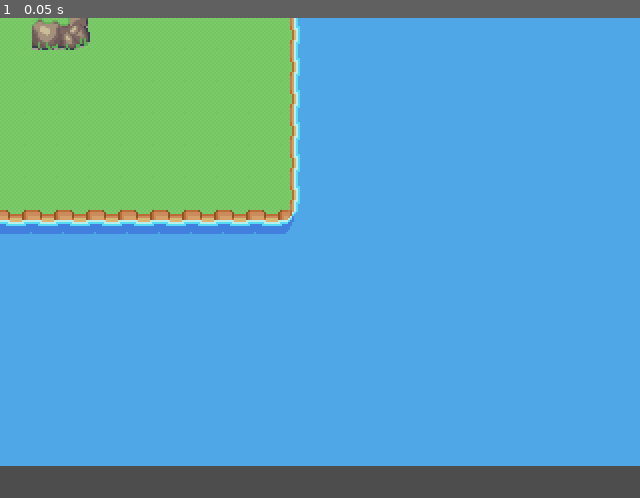
Above: before the commit, frame 1.
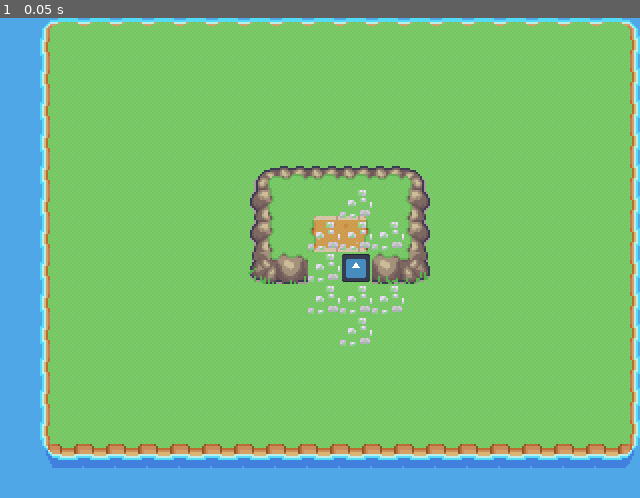
Above: after the commit, the same moment.

Repository: hal0zer0/sparklingfarce
Game: Godot game, scene res://Scenes/TestScene1.tscn
Same seed, same stepped clock (60 frames per second), same inputs: the game is played once before the commit and once after it. The engine's default icon, where the game draws it, is replaced by a stand-in: a white triangle on a blue panel in a dark square.
Inputs:
- Up to frame 1 (0.05 s): no input

The runs differ from the first frame. In frame 1, 82% of the frame differs, in the area x 0-100%, y 0-100%.

Commit message:
Highlighting

Diff:
--- a/Common/BattleManager.gd
+++ b/Common/BattleManager.gd
@@ -9,8 +9,9 @@
 
 # It may contain the Turn Manager as well, not sure.
 
-@onready var tyler = $"../Tyler"
+#@onready var tyler : Tyler = $"../Tyler"
 
+@export var tyler : Tyler
 @export var battle_name = "Default"
 
 # Called when the node enters the scene tree for the first time.
--- a/Common/Tyler.gd
+++ b/Common/Tyler.gd
@@ -1,8 +1,43 @@
-extends TileMap
+class_name Tyler extends TileMap
+
+const highlight_tile_atlas_coords = Vector2i(0, 3)
+const ground_layers = [1, 2]
+const highlight_layer = 4
+@export var character : WorldCharacter
+var highlight_exception := Vector2i.ZERO
+
 
 # Called when the node enters the scene tree for the first time.
 func _ready():
-	pass # Replace with function body.
+#	set_cell(1, Vector2i(0, 0), -1, highlight_tile_atlas_coords)
+
+	character.global_position = global_position + map_to_local(Vector2i.ZERO)
+
+	var character_grid_pos = local_to_map(character.to_local(character.global_position))
+	highlight_exception = character_grid_pos
+	highlight_range(character_grid_pos, 2)
+
+
+func highlight_range(start_grid_pos : Vector2i, range : int):
+	if range < 1:
+		return
+
+	var adjacent_directions = [Vector2i.LEFT, Vector2i.DOWN, Vector2i.UP, Vector2i.RIGHT]
+	for direction in adjacent_directions:
+		var tile_coordinates = start_grid_pos + direction
+		if tile_coordinates == highlight_exception:
+			continue
+		highlight_range(tile_coordinates, range - 1)
+
+		var can_highlight : bool = true
+		for ground_layer in ground_layers:
+			var tiledata = get_cell_tile_data(ground_layer, tile_coordinates)
+			if tiledata and tiledata.get_custom_data("Blocking"):
+				can_highlight = false
+
+		if can_highlight:
+			set_cell(highlight_layer, tile_coordinates, 0, highlight_tile_atlas_coords)
+
 
 
 # Called every frame. 'delta' is the elapsed time since the previous frame.
--- a/Common/Tyler.tscn
+++ b/Common/Tyler.tscn
@@ -118,25 +118,35 @@
 17:6/0 = 0
 18:6/0 = 0
 0:7/0 = 0
+0:7/0/custom_data_0 = true
 1:7/0 = 0
+1:7/0/custom_data_0 = true
 2:7/0 = 0
+2:7/0/custom_data_0 = true
 3:7/0 = 0
+3:7/0/custom_data_0 = true
 4:7/0 = 0
+4:7/0/custom_data_0 = true
 5:7/0 = 0
+5:7/0/custom_data_0 = true
 0:8/0 = 0
+0:8/0/custom_data_0 = true
 1:8/0 = 0
 2:8/0 = 0
 3:8/0 = 0
 4:8/0 = 0
 5:8/0 = 0
+5:8/0/custom_data_0 = true
 6:8/0 = 0
 7:8/0 = 0
 0:9/0 = 0
+0:9/0/custom_data_0 = true
 1:9/0 = 0
 2:9/0 = 0
 3:9/0 = 0
 4:9/0 = 0
 5:9/0 = 0
+5:9/0/custom_data_0 = true
 6:9/0 = 0
 7:9/0 = 0
 9:9/0 = 0
@@ -148,11 +158,15 @@
 15:9/0 = 0
 16:9/0 = 0
 0:10/0 = 0
+0:10/0/custom_data_0 = true
 1:10/0 = 0
+1:10/0/custom_data_0 = true
 2:10/0 = 0
 3:10/0 = 0
 4:10/0 = 0
+4:10/0/custom_data_0 = true
 5:10/0 = 0
+5:10/0/custom_data_0 = true
 9:10/0 = 0
 10:10/0 = 0
 11:10/0 = 0
@@ -740,6 +754,8 @@
 15:44/0 = 0
 
 [sub_resource type="TileSet" id="TileSet_cvh46"]
+custom_data_layer_0/name = "Blocking"
+custom_data_layer_0/type = 1
 sources/0 = SubResource("TileSetAtlasSource_o1wqx")
 
 [node name="Tyler" type="TileMap"]
--- a/Scenes/TestChar1.gd
+++ b/Scenes/TestChar1.gd
@@ -1,4 +1,6 @@
-extends CharacterBody2D
+class_name WorldCharacter extends CharacterBody2D
+
+
 
 
 # Called when the node enters the scene tree for the first time.
--- a/Scenes/TestChar1.tscn
+++ b/Scenes/TestChar1.tscn
@@ -22,10 +22,8 @@
 script = ExtResource("1_w06tq")
 
 [node name="CollisionShape2D" type="CollisionShape2D" parent="."]
-position = Vector2(-8, -8)
 shape = SubResource("RectangleShape2D_pdbgd")
 
 [node name="AnimatedSprite2D" type="AnimatedSprite2D" parent="."]
-position = Vector2(-8, -8)
 scale = Vector2(0.1125, 0.1125)
 sprite_frames = SubResource("SpriteFrames_3xh3b")
--- a/Scenes/TestScene1.tscn
+++ b/Scenes/TestScene1.tscn
@@ -6,17 +6,27 @@
 [ext_resource type="PackedScene" uid="uid://jh8yj0nacm61" path="res://Common/BattleManager.tscn" id="4_fn3q0"]
 
 [node name="TestScene1" type="Node2D"]
+position = Vector2(170, 117)
 script = ExtResource("1_ymx67")
 
-[node name="Tyler" parent="." instance=ExtResource("1_khkcp")]
+[node name="Tyler" parent="." node_paths=PackedStringArray("character") instance=ExtResource("1_khkcp")]
 layer_0/tile_data = PackedInt32Array(-1114134, 786432, 1, -1048598, 786432, 1, -983062, 786432, 1, -917526, 786432, 1,  …(29157 unchanged characters)…
 layer_1/tile_data = PackedInt32Array(-393225, 262144, 1, -327689, 262144, 1, -262153, 262144, 1, -196617, 262144, 1, -1 …(4361 unchanged characters)…
 layer_2/tile_data = PackedInt32Array(65533, 0, 10, 65534, 65536, 10, -3, 0, 9, -65539, 0, 8, -131075, 0, 7, -131074, 65 …(296 unchanged characters)…
+layer_4/name = "Highlight"
+layer_4/enabled = true
+layer_4/modulate = Color(1, 1, 1, 1)
+layer_4/y_sort_enabled = false
+layer_4/y_sort_origin = 0
+layer_4/z_index = 4
+layer_4/tile_data = PackedInt32Array()
+character = NodePath("../CharacterBody2D")
 
 [node name="CharacterBody2D" parent="." instance=ExtResource("2_cndyt")]
 z_index = 1
 position = Vector2(-48, -32)
 
-[node name="BattleManager" parent="." instance=ExtResource("4_fn3q0")]
+[node name="BattleManager" parent="." node_paths=PackedStringArray("tyler") instance=ExtResource("4_fn3q0")]
 position = Vector2(77, 155)
+tyler = NodePath("../Tyler")
 battle_name = "TestScene1"
